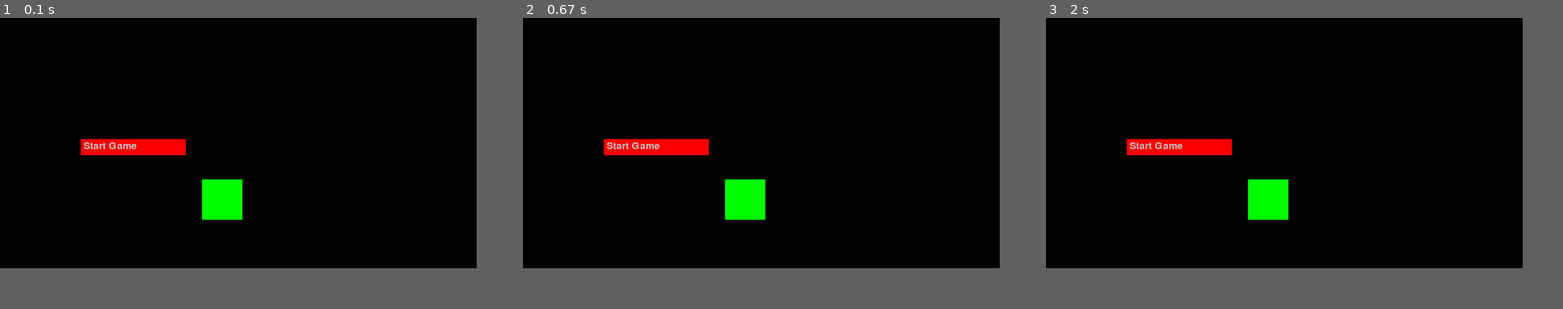
Above: before the commit, frames 1-3 (left to right).
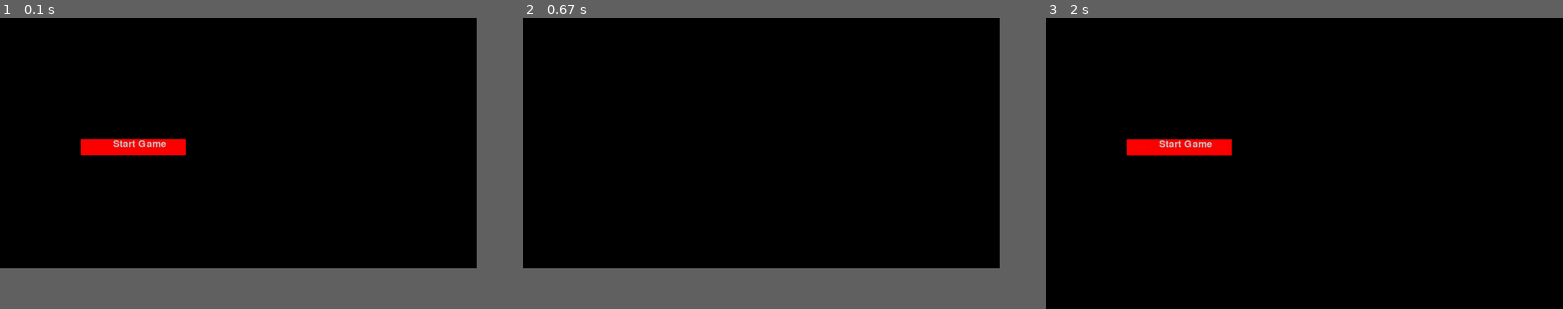
Above: after the commit, the same moments.

Repository: rodrigovalenteuea/tankpygame
Game: pygame game, started from game.py
Two runs of this game, one before a commit and one after it. Both use one fixed random seed, a clock stepped at 60 frames per second and the inputs below.
Inputs:
- Up to frame 1 (0.1 s): no input
- Up to frame 2 (0.67 s): hold F11 from 0.33 s (still down)
- Up to frame 3 (2 s): release F11 at 0.8 s; tap F11 at 1.83 s
In frame 3 the window is 900x472 before the commit and 976x549 after it. Grey fills any space a smaller window leaves; there, only what the larger window draws over its background counts as a difference.

The runs differ from the first frame. In frame 1, 1.4% of the frame differs, in the area x 16-47%, y 41-70%; in frame 2, 2.3%, in the area x 15-47%, y 41-70%; in frame 3, 1.5%.

Commit message:
update the main menu

Diff:
--- a/game.py
+++ b/game.py
@@ -10,33 +10,38 @@
 timer = pygame.time.Clock()
 fps = 60
 screen_setups = [pygame.RESIZABLE, pygame.FULLSCREEN]
+screen_options = 0
 os.environ['SDL_VIDEO_CENTERED'] = '1'
 info = pygame.display.Info()
 screen_width, screen_height = info.current_w, info.current_h
-menu_screen = pygame.display.set_mode((screen_width - 100, screen_height - 100), screen_setups[0])
+menu_screen = pygame.display.set_mode((screen_width - 100, screen_height - 100), screen_setups[screen_options])
 pygame.display.set_caption('Tankpygame ta ligado!')
-
 
 def start_game():
 
-    global menu_screen, obs
+    global menu_screen, obs, screen_options
     running = True
 
     while running:
         pygame.display.update()
         timer.tick(fps)
         menu_screen.fill((0, 0, 0))
-        pygame.draw.rect(menu_screen, 'green', pygame.rect.Rect(obs.posx, obs.posy, obs.width, obs.height))
         menu.draw_main_menu(menu_screen)
-
         key = pygame.key.get_pressed()
         if key[pygame.K_ESCAPE]:
             running = False
+        if key[pygame.K_F11]:
+            if screen_options == 0:
+                screen_options = 1
+                pygame.display.set_mode((0, 0), screen_setups[screen_options])
+            elif screen_options == 1:
+                screen_options = 0
+                pygame.display.set_mode((screen_width - 100, screen_height - 100), screen_setups[screen_options])
 
         for event in pygame.event.get():
             if event.type == pygame.QUIT:
                 running = False
-
+    print(pygame.font.get_fonts())
     pygame.quit()
 
 
--- a/menu.py
+++ b/menu.py
@@ -1,8 +1,9 @@
 import pygame
+
 pygame.init()
 
 font = pygame.font.Font('freesansbold.ttf', 24)
 def draw_main_menu(screen):
-    pygame.draw.rect(screen, (255, 0, 0), [200, 300, 260, 40])
+    start_btn = pygame.draw.rect(screen, (255, 0, 0), [200, 300, 260, 40])
     menu_text = font.render('Start Game', True, (200, 200, 200))
-    screen.blit(menu_text, (207, 305))
+    screen.blit(menu_text, (start_btn.x + 80, start_btn.y))
